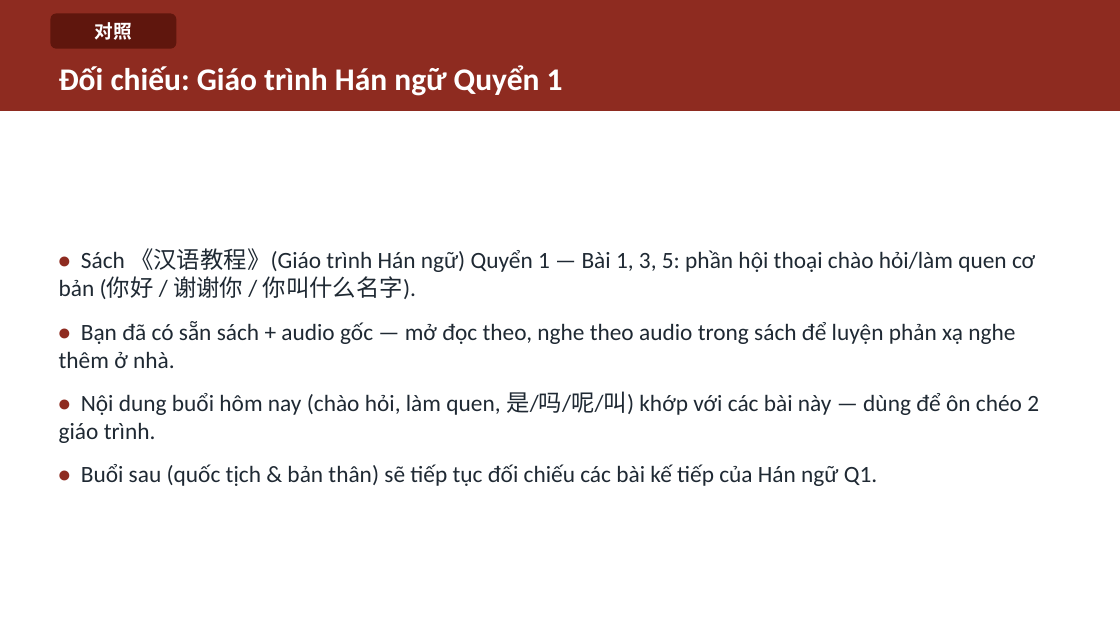
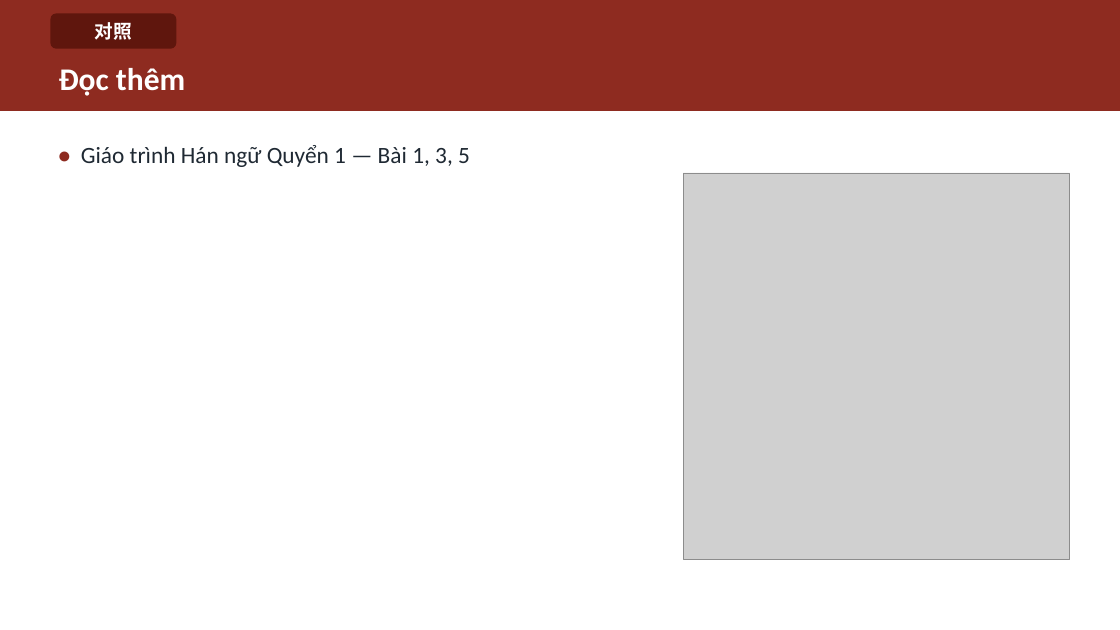
Before and after one commit to HuyenNguyen911/chinese-learning-os, a slide deck: slide 18 of output/hsk1/buoi02_chaohoi_lamquen/slide/Buoi-02-Chaohoi-Lamquen.pptx (slide 17 before the commit). Drawn at 1120x630 pixels with LibreOffice and Linux fonts; fonts in the diff are those of the drawing; grey boxes stand for pictures. Boxes give left, top, right and bottom in pixels: in the first picture for what was removed or moved away, otherwise in the second. Text is boxed around its words. In the diff, an @@ line names an element or a change of style, - is before the commit and + after.

```diff
--- a/output/hsk1/buoi02_chaohoi_lamquen/slide/Buoi-02-Chaohoi-Lamquen.pptx
+++ b/output/hsk1/buoi02_chaohoi_lamquen/slide/Buoi-02-Chaohoi-Lamquen.pptx
@@ text at box(59, 68, 185, 96): text changed @@
-Đối chiếu: Giáo trình Hán ngữ Quyển 1
+Đọc thêm
@@ text "• Giáo trình Hán ngữ ..." at box(81, 145, 470, 167): vertical alignment middle to top @@
@@ text at box(81, 145, 470, 167): text changed @@
-• Sách 《汉语教程》(Giáo trình Hán ngữ) Quyển 1 — Bài 1, 3, 5: phần hội thoại chào hỏi/làm quen cơ bản (你好 / 谢谢你 / 你叫什么名字).
-• Bạn đã có sẵn sách + audio gốc — mở đọc theo, nghe theo audio trong sách để luyện phản xạ nghe thêm ở nhà.
-• Nội dung buổi hôm nay (chào hỏi, làm quen, 是/吗/呢/叫) khớp với các bài này — dùng để ôn chéo 2 giáo trình.
-• Buổi sau (quốc tịch & bản thân) sẽ tiếp tục đối chiếu các bài kế tiếp của Hán ngữ Q1.
+• Giáo trình Hán ngữ Quyển 1 — Bài 1, 3, 5
@@ picture added at box(683, 173, 1070, 560) @@
```
Also in this commit, not shown: 14 other slides changed, 4 slides added, 3 slides removed, 44 other files.
